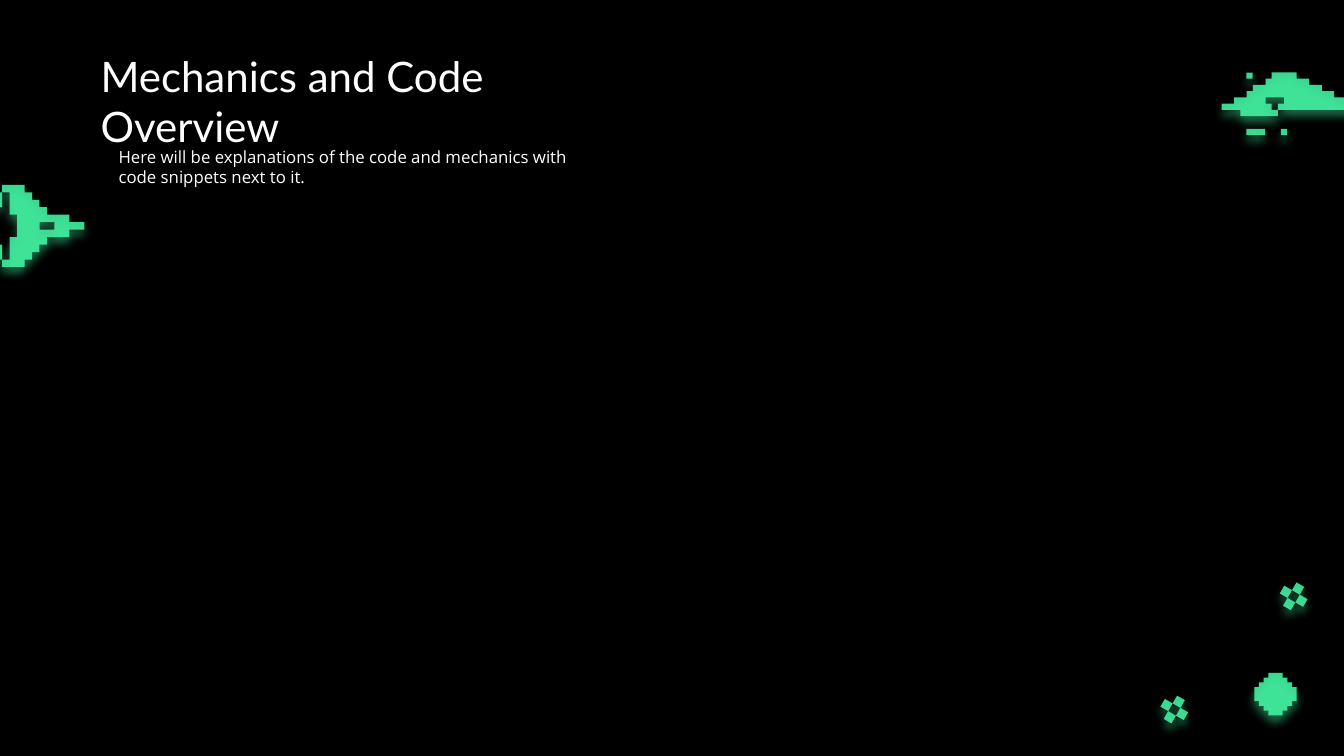
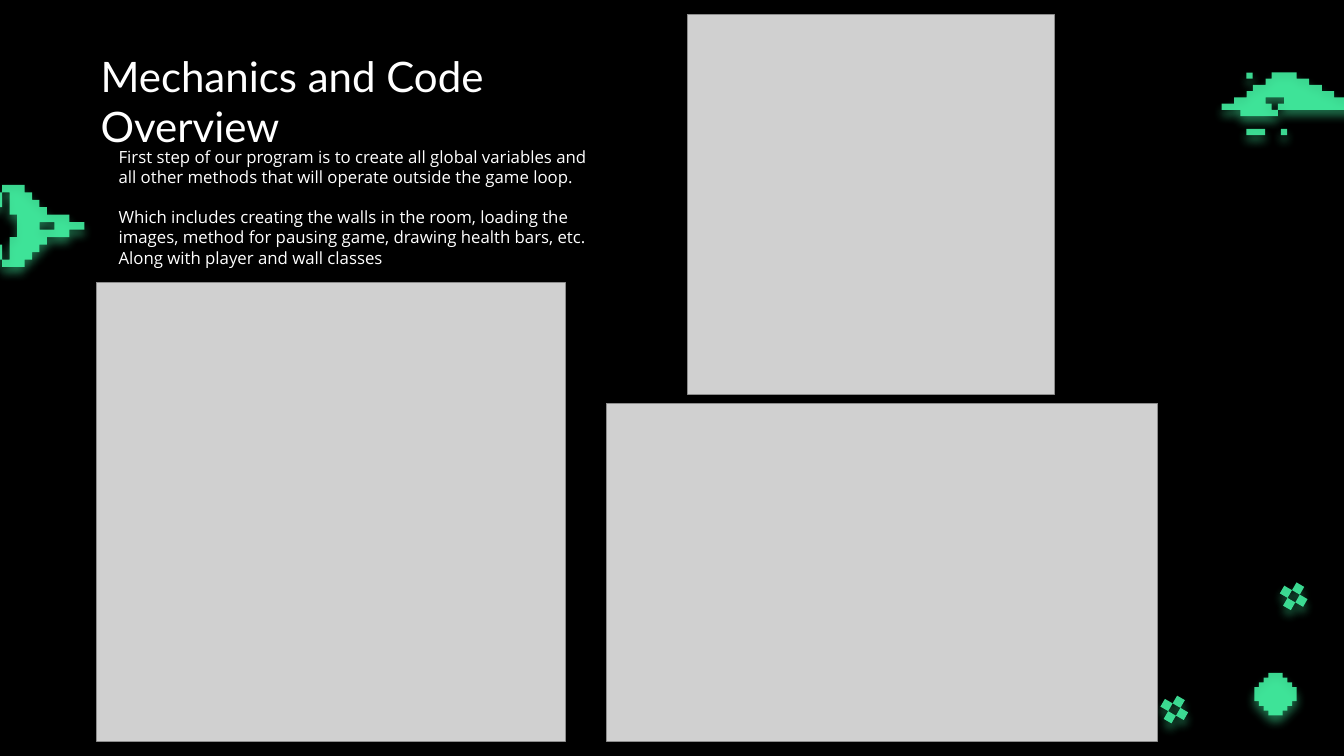
Before and after one commit to andyg817/CSCI511Game, a slide deck: slide 5 of Final Presentation.pptx. Drawn at 1344x756 pixels with LibreOffice and Linux fonts; fonts in the diff are those of the drawing; grey boxes stand for pictures; background and template pictures are left out. Boxes give left, top, right and bottom in pixels: in the first picture for what was removed or moved away, otherwise in the second. Text is boxed around its words. In the diff, an @@ line names an element or a change of style, - is before the commit and + after.

```diff
--- a/Final Presentation.pptx
+++ b/Final Presentation.pptx
@@ picture added at bbox=[688, 15, 1055, 395] @@
@@ text at bbox=[119, 150, 586, 268]: text changed @@
-Here will be explanations of the code and mechanics with code snippets next to it.
+First step of our program is to create all global variables and all other methods that will operate outside the game loop.
+Which includes creating the walls in the room, loading the images, method for pausing game, drawing health bars, etc.
+Along with player and wall classes
@@ picture added at bbox=[97, 282, 566, 741] @@
@@ picture added at bbox=[606, 403, 1157, 741] @@
```
Also in this commit, not shown: 2 other slides changed, 4 slides added, 2 slides removed, 4 other files.
